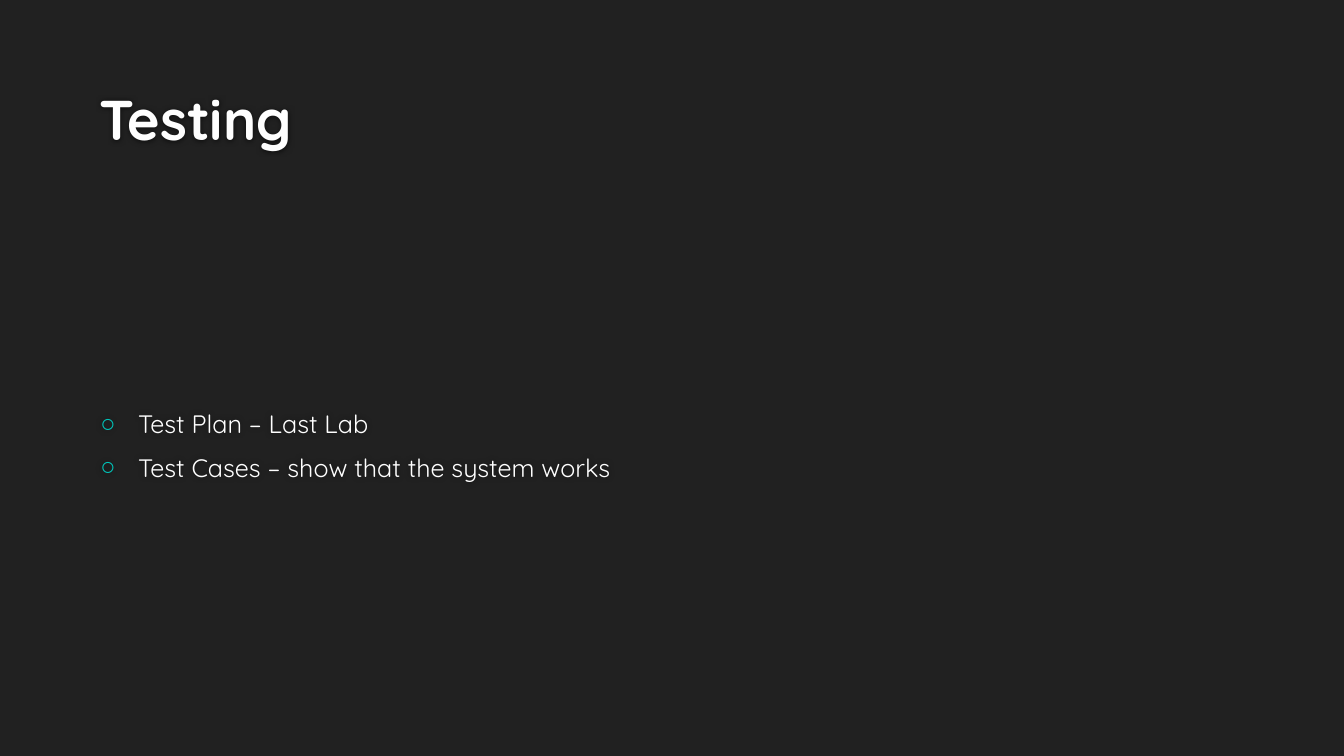
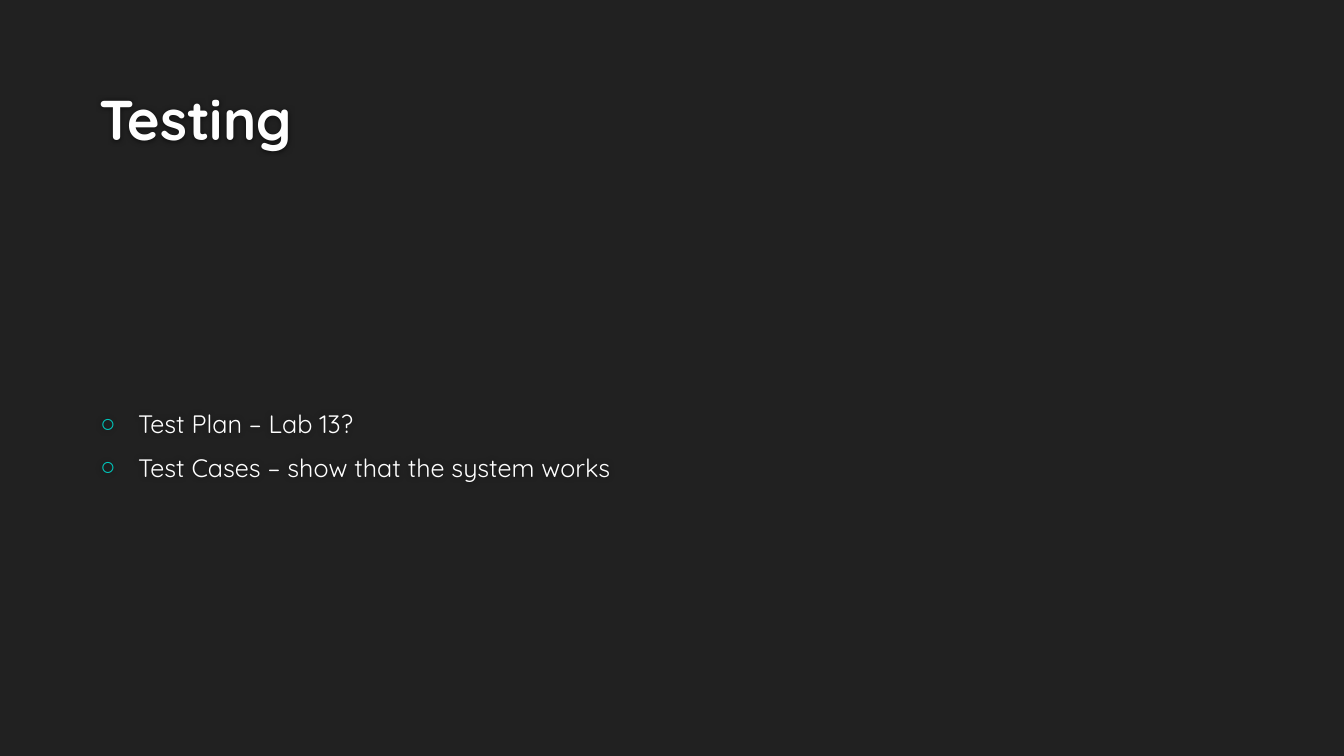
Before and after one commit to Fastwatch/FastWatch361, a slide deck: slide 6 of Artifacts/Presentation/Fastwatch.pptx. Drawn at 1344x756 pixels with LibreOffice and Linux fonts; fonts in the diff are those of the drawing; background and template pictures are left out. Boxes give left, top, right and bottom in pixels: in the first picture for what was removed or moved away, otherwise in the second. Text is boxed around its words. In the diff, an @@ line names an element or a change of style, - is before the commit and + after.

```diff
--- a/Artifacts/Presentation/Fastwatch.pptx
+++ b/Artifacts/Presentation/Fastwatch.pptx
@@ text at [138,414,353,434]: text changed @@
-○ Test Plan – Last Lab
+○ Test Plan – Lab 13?
```
Also in this commit, not shown: 5 other slides changed, 8 other files.
